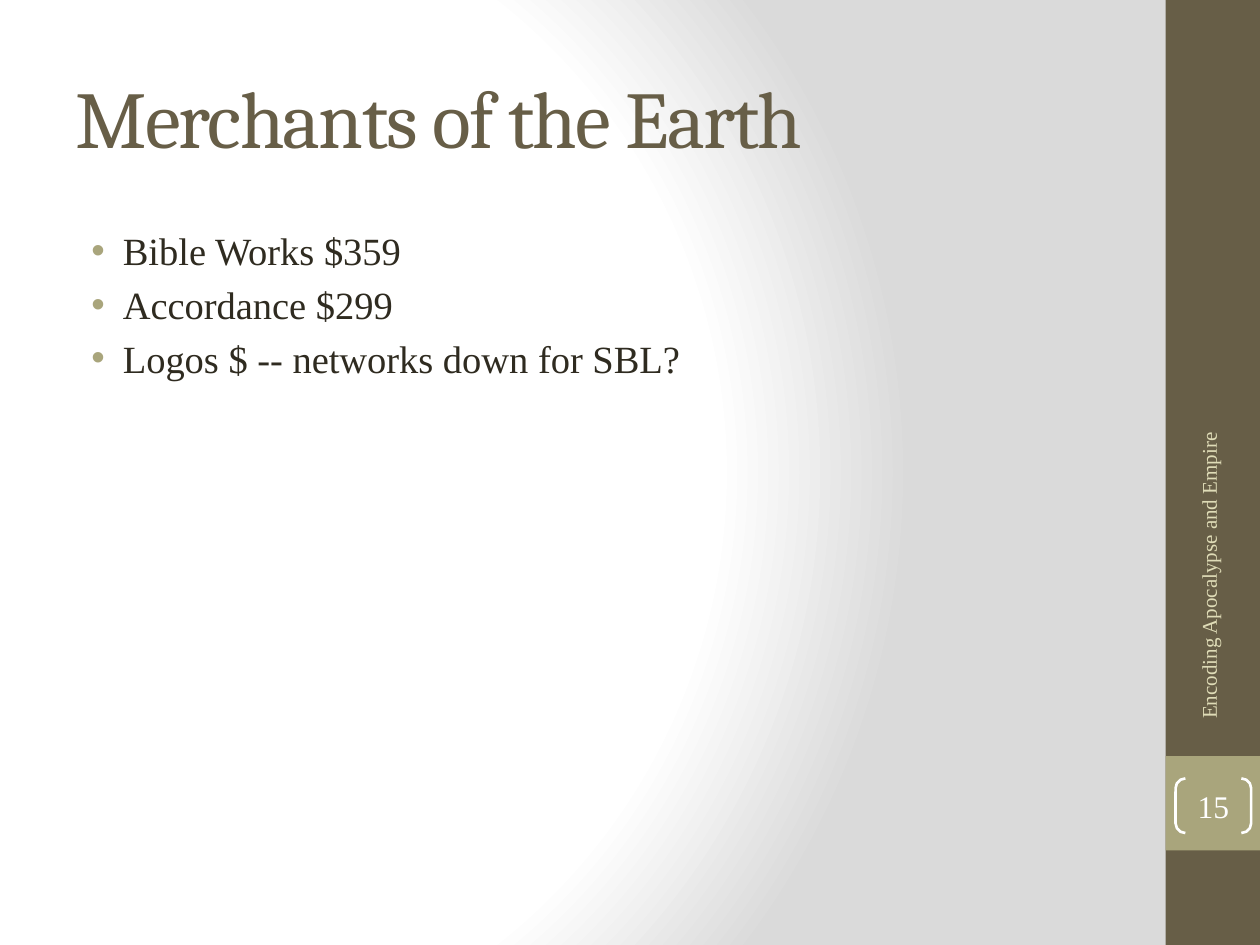
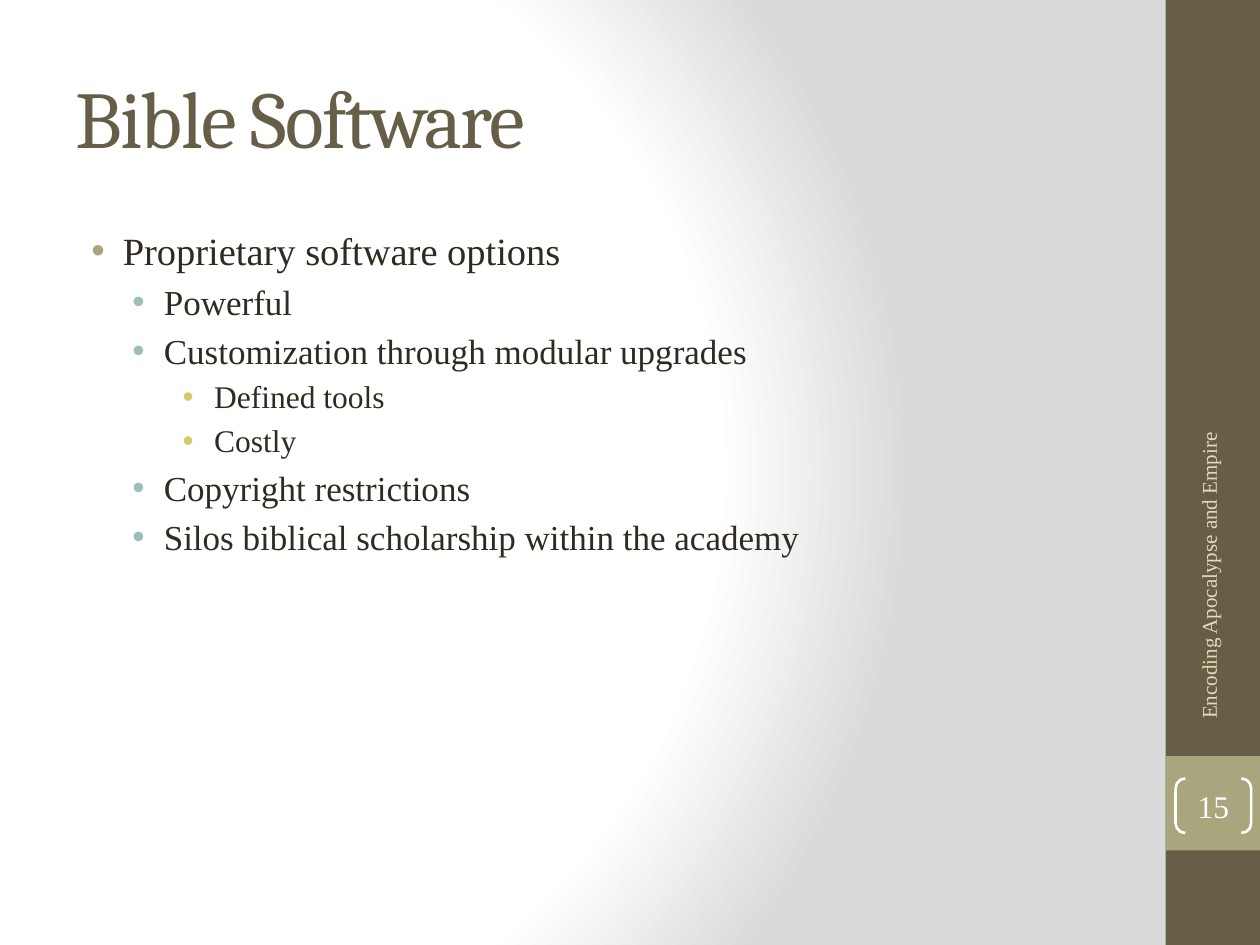
Before and after one commit to EncodingRevelation/revelation, a slide deck: slide 15 of slides/encoding apocalypse and empire ppt.pptx. Drawn at 1260x945 pixels with LibreOffice and Linux fonts; fonts in the diff are those of the drawing. Boxes give left, top, right and bottom in pixels: in the first picture for what was removed or moved away, otherwise in the second. Text is boxed around its words. In the diff, an @@ line names an element or a change of style, - is before the commit and + after.

```diff
--- a/slides/encoding apocalypse and empire ppt.pptx
+++ b/slides/encoding apocalypse and empire ppt.pptx
@@ title at (76,91,525,149): text changed @@
-Merchants of the Earth
+Bible Software
@@ text at (123,238,798,557): text changed; size 22 to 20 pt @@
-• Bible Works $359
-• Accordance $299
-• Logos $ -- networks down for SBL?
+• Proprietary software options
+  • Powerful
+  • Customization through modular upgrades
+    • Defined tools
+    • Costly
+  • Copyright restrictions
+  • Silos biblical scholarship within the academy
```
Also in this commit, not shown: 1 other slide changed, 31 other files.
